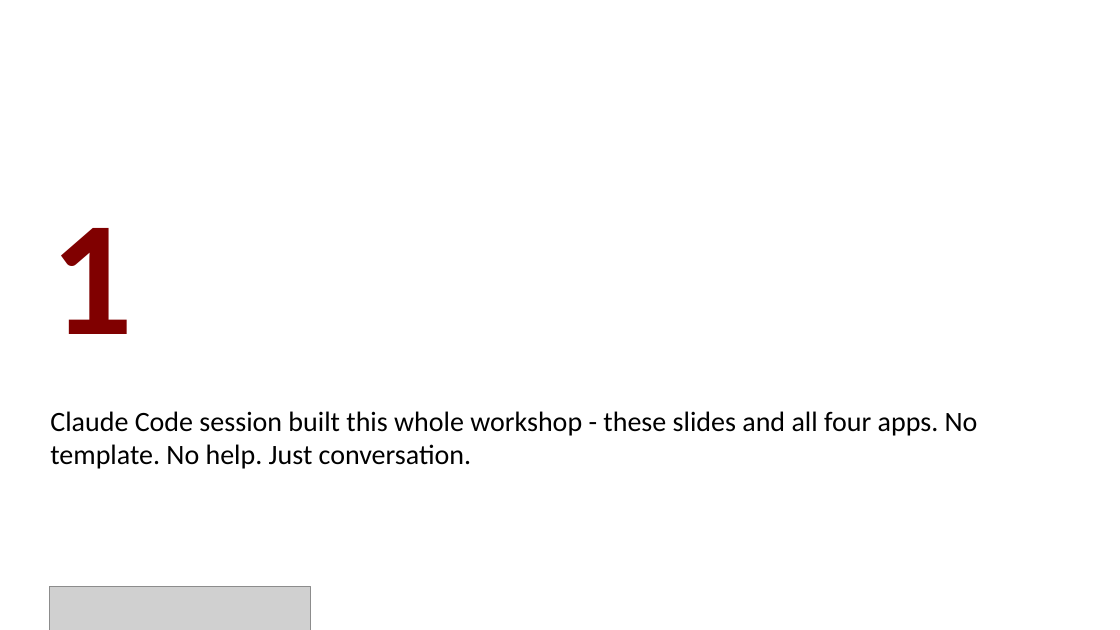
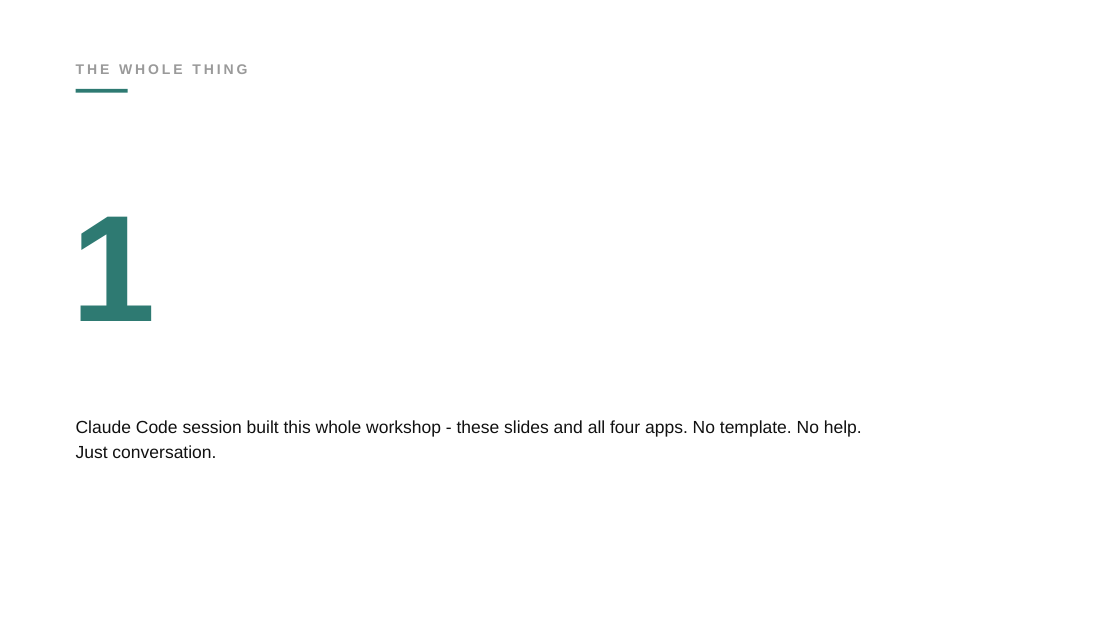
Before and after one commit to batuhan-gundogdu/uchicago-claude-code-workshop, a slide deck: slide 15 of deck/workshop.pptx. Drawn at 1120x630 pixels with LibreOffice and Linux fonts; fonts in the diff are those of the drawing; grey boxes stand for pictures. Boxes give left, top, right and bottom in pixels: in the first picture for what was removed or moved away, otherwise in the second. Text is boxed around its words. In the diff, an @@ line names an element or a change of style, - is before the commit and + after.

Commit message:
Restyle workshop deck to minimalist 'simple' look
Rewrite theme.js: white space, Avenir Next, small gray uppercase
micro-labels with a short teal rule, bold black titles, a faint
watermark word on the cover, and a single muted-teal accent (drops the
UChicago footer/phoenix and the blue/green/maroon semantic palette;
emphasis -> teal, punchlines -> black bold, labels -> gray). Add
kickers and a cover watermark in build.js.

```diff
--- a/deck/workshop.pptx
+++ b/deck/workshop.pptx
@@ text added at <box>76,64,247,74</box>, 12 pt, text #9A9A9A, bold @@
+THE WHOLE THING
@@ rectangle added at <box>76,89,128,92</box>, fill #2E7A72 @@
@@ text "1": place and size @@
-text "1" at <box>50,228,133,334</box>
+text "1" at <box>71,216,155,321</box>
@@ text "1" at <box>71,216,155,321</box>: size 140 to 130 pt, font Calibri to Arial, text colour #800000 to #2E7A72 @@
@@ text "Claude Code session built this ...": place and size @@
-text "Claude Code session built this ..." at <box>50,411,978,469</box>
+text "Claude Code session built this ..." at <box>76,420,862,458</box>
@@ text "Claude Code session built this ..." at <box>76,420,862,458</box>: size 24 to 15 pt, font Calibri to Arial, text colour #000000 to #111111; line spacing 1 to 1.2 @@
@@ picture removed at <box>50,586,311,630</box> @@
```
Also in this commit, not shown: 16 other slides changed, 2 other files.
